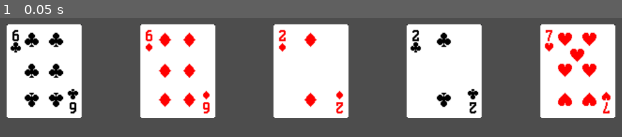
Above: before the commit, frame 1.
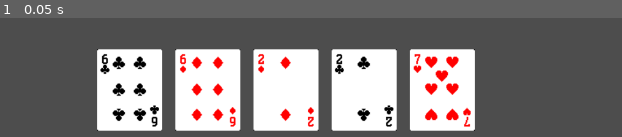
Above: after the commit, the same moment.

Repository: rominaisa1981/cuarenta
Game: Godot game, scene res://scenes/Main.tscn
The game is run twice, just before and just after one commit, with the same random seed, the same clock (stepped at 60 frames per second) and the same inputs.
Inputs:
- Up to frame 1 (0.05 s): no input

The runs differ from the first frame. In frame 1, 53% of the frame differs, in the area x 0-100%, y 5-95%.

Commit message:
ajustes
ajustes pequeños

Diff:
--- a/scenes/Main.tscn
+++ b/scenes/Main.tscn
@@ -1,6 +1,10 @@
-[gd_scene load_steps=2 format=3 uid="uid://1ssd0udx1evc"]
+[gd_scene load_steps=3 format=3 uid="uid://1ssd0udx1evc"]
 
 [ext_resource type="Script" uid="uid://dxgl8ri1s5mjy" path="res://scripts/Main.gd" id="1_elqb8"]
+[ext_resource type="PackedScene" uid="uid://crw7a534e4qu7" path="res://scenes/Card.tscn" id="2_rvslj"]
 
 [node name="Node2D" type="Node2D"]
 script = ExtResource("1_elqb8")
+card_scene = ExtResource("2_rvslj")
+
+[node name="Card" parent="." instance=ExtResource("2_rvslj")]
--- a/scripts/Main.gd
+++ b/scripts/Main.gd
@@ -1,4 +1,5 @@
 extends Node2D
+@export var card_scene: PackedScene
 
 @onready var deck = preload("res://scripts/Deck.gd").new()
 
@@ -7,17 +8,22 @@
 	repartir_cartas()
 
 func repartir_cartas():
-	var screen_width = get_viewport_rect().size.x
+	#var screen_width = get_viewport_rect().size.x
 	var cantidad_cartas = 5
-	var espacio = screen_width / (cantidad_cartas + 1)
+	#var espacio = screen_width / (cantidad_cartas + 1)
+	var ancho_carta = 80
+	var separacion = 45
+	var inicio_x = (get_viewport_rect().size.x - ((ancho_carta + separacion) * cantidad_cartas - separacion)) / 2.0
 
 	for i in range(cantidad_cartas):
 		var carta_info = deck.mazo.pop_back()  # {'numero': 1, 'palo': 'brillo'}
 
-		var carta_escena = preload("res://scenes/Card.tscn").instantiate()
+		var carta_escena = card_scene.instantiate() #preload("res://scenes/Card.tscn").instantiate()
 		carta_escena.configurar_carta(carta_info["numero"], carta_info["palo"])
 
-		carta_escena.position = Vector2(espacio * (i + 1), get_viewport_rect().size.y - 150)
-		carta_escena.scale = Vector2(1.5, 1.5)  # Escalamos para móviles/tablets
+		var x = inicio_x + i * (ancho_carta + separacion)
+		carta_escena.position = Vector2(x, get_viewport_rect().size.y - 120)
+		#carta_escena.position = Vector2(espacio * (i + 1), get_viewport_rect().size.y - 150)
+		carta_escena.scale = Vector2(1.3, 1.3)  # Escalamos para móviles/tablets
 
 		add_child(carta_escena)
Not shown, changed: README.md
